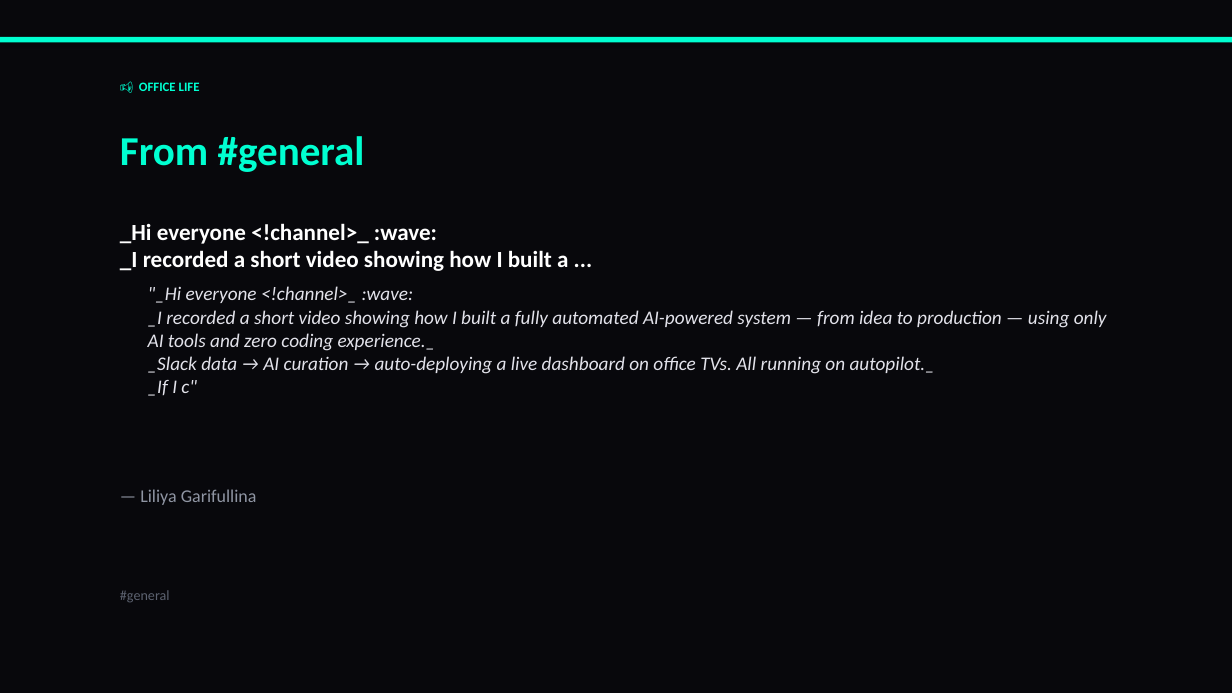
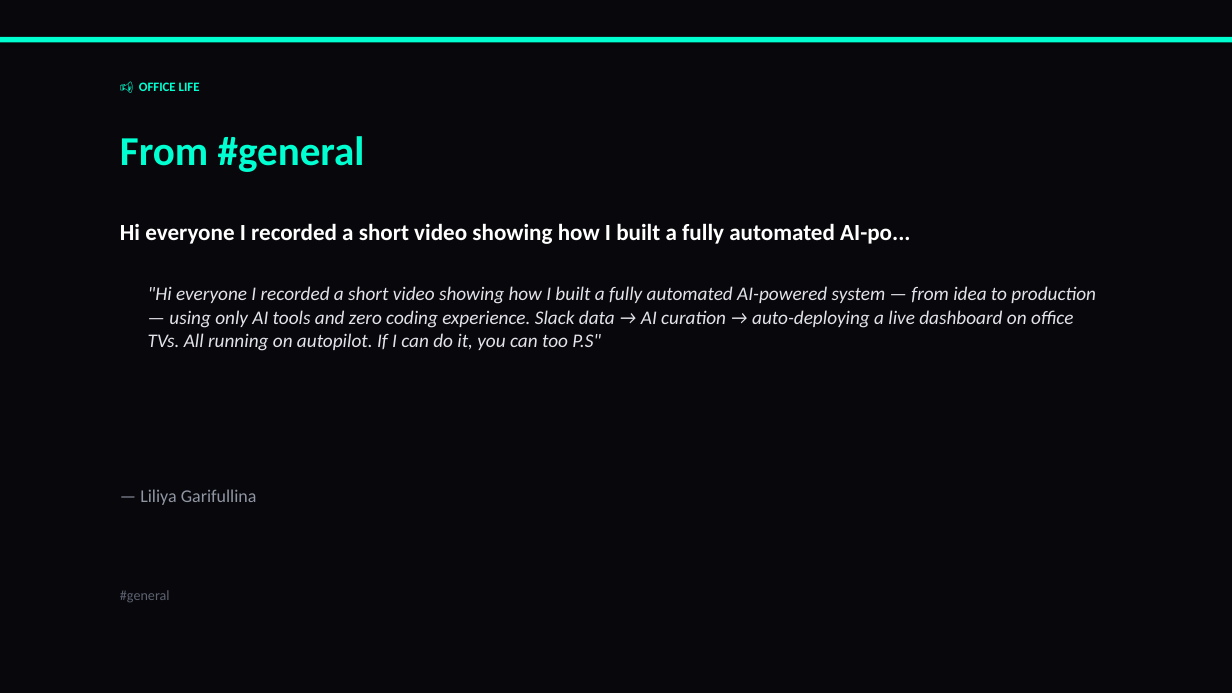
Before and after one commit to liliyagarifullina-maker/appodeal-pulse, a slide deck: slide 4 of data/archive/pulse_2026-03-13.pptx (slide 24 before the commit). Drawn at 1232x693 pixels with LibreOffice and Linux fonts; fonts in the diff are those of the drawing. Boxes give left, top, right and bottom in pixels: in the first picture for what was removed or moved away, otherwise in the second. Text is boxed around its words. In the diff, an @@ line names an element or a change of style, - is before the commit and + after.

```diff
--- a/data/archive/pulse_2026-03-13.pptx
+++ b/data/archive/pulse_2026-03-13.pptx
@@ text at (120, 223, 910, 244): text changed @@
-_Hi everyone <!channel>_ :wave:
-_I recorded a short video showing how I built a ...
+Hi everyone I recorded a short video showing how I built a fully automated AI-po...
@@ text at (148, 286, 1096, 351): text changed @@
-"_Hi everyone <!channel>_ :wave:
-_I recorded a short video showing how I built a fully automated AI-powered system — from idea to production — using only AI tools and zero coding experience._
-_Slack data → AI curation → auto-deploying a live dashboard on office TVs. All running on autopilot._
-_If I c"
+"Hi everyone I recorded a short video showing how I built a fully automated AI-powered system — from idea to production — using only AI tools and zero coding experience. Slack data → AI curation → auto-deploying a live dashboard on office TVs. All running on autopilot. If I can do it, you can too P.S"
```
Also in this commit, not shown: 3 other slides changed, 2 slides added, 20 slides removed, 2 other files.
